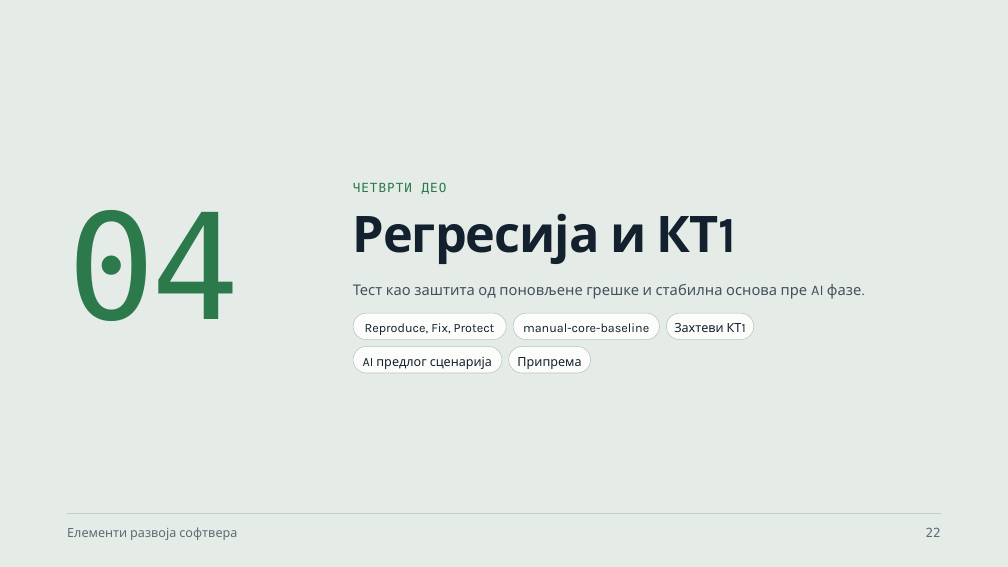
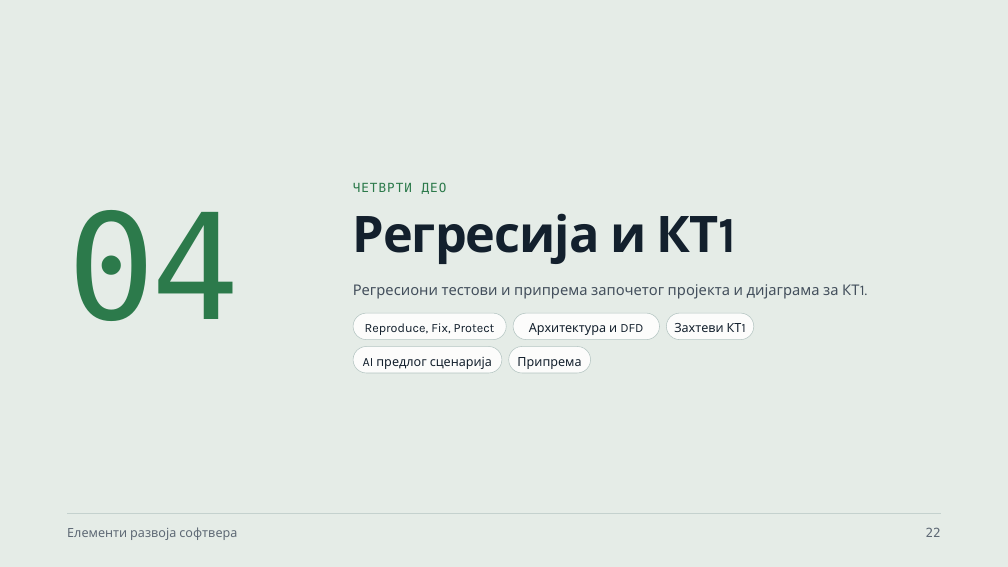
Before and after one commit to owlCoder/ftn-nastavni-materijali, a slide deck: slide 22 of Elementi razvoja softvera (ERS)/Nastavni materijali/04 Testabilni dizajn, NUnit i Moq/Testabilni dizajn, NUnit i Moq.pptx. Drawn at 1008x567 pixels with LibreOffice and Linux fonts; fonts in the diff are those of the drawing. Boxes give left, top, right and bottom in pixels: in the first picture for what was removed or moved away, otherwise in the second. Text is boxed around its words. In the diff, an @@ line names an element or a change of style, - is before the commit and + after.

```diff
--- a/Elementi razvoja softvera (ERS)/Nastavni materijali/04 Testabilni dizajn, NUnit i Moq/Testabilni dizajn, NUnit i Moq.pptx
+++ b/Elementi razvoja softvera (ERS)/Nastavni materijali/04 Testabilni dizajn, NUnit i Moq/Testabilni dizajn, NUnit i Moq.pptx
@@ text at [353, 284, 838, 299]: text changed @@
-Тест као заштита од поновљене грешке и стабилна основа пре AI фазе.
+Регресиони тестови и припрема започетог пројекта и дијаграма за КТ1.
@@ text in rounded rectangle at [529, 323, 643, 335]: text changed @@
-manual-core-baseline
+Архитектура и DFD
```
Also in this commit, not shown: 4 other slides changed, 21 other files.
